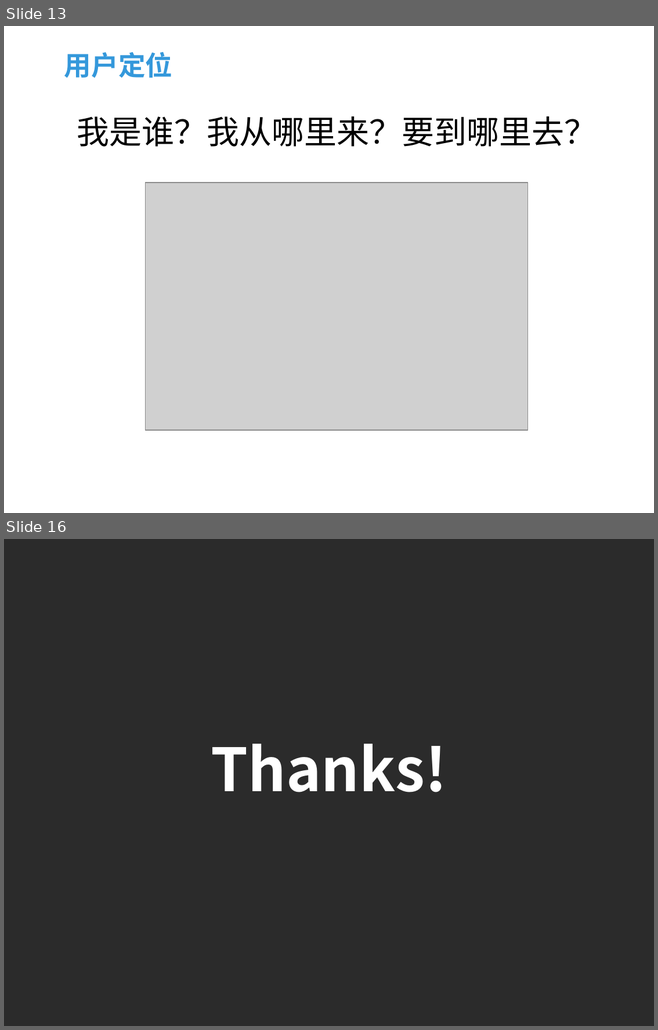
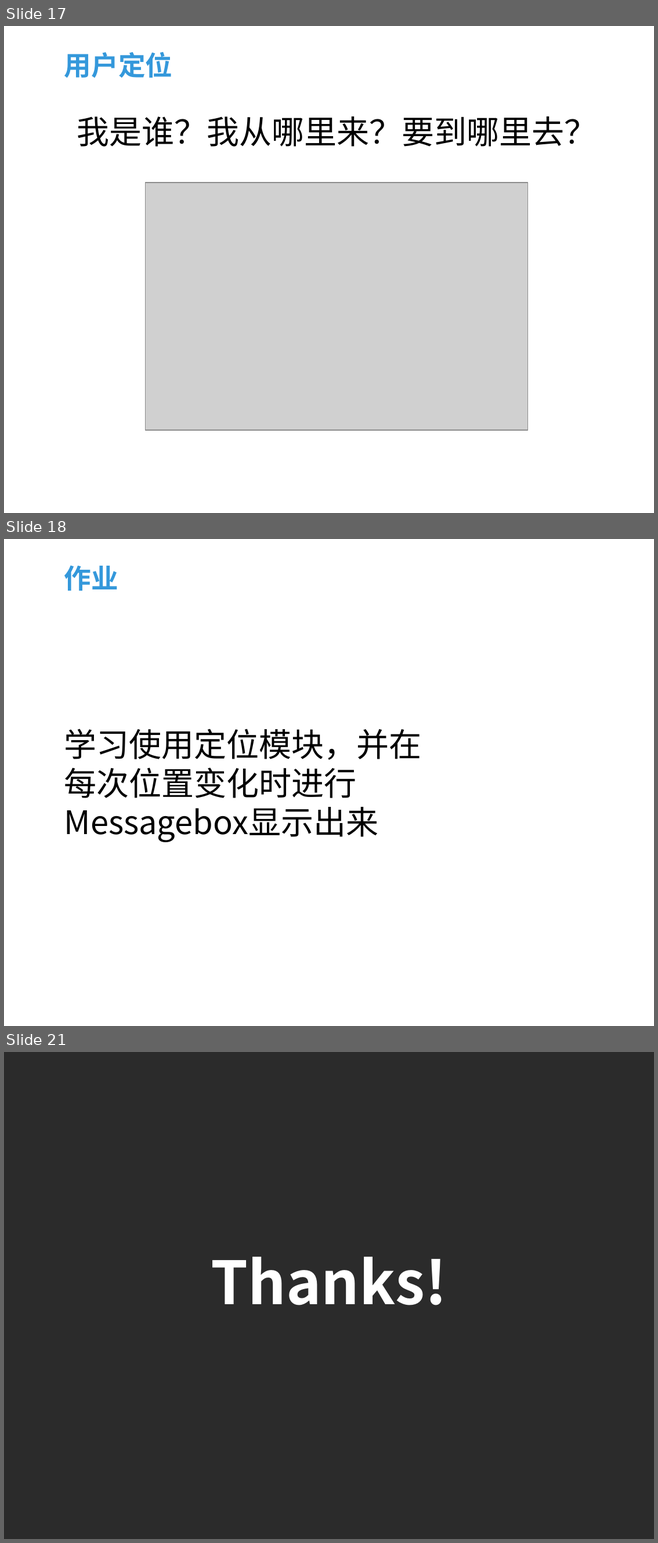
Before and after one commit to fifa0329/HelloAmap, a slide deck: 课程ppt/WP SDK开发指南1.pptx. Shown one above the other, each under a label of ours: slides 13 and 16 before the commit, slides 17, 18 and 21 after it; the slides between them are not shown. The pictures are 658x1030 and 658x1543 pixels, drawn with LibreOffice and Linux fonts; fonts in the diff are those of the drawing; grey boxes stand for pictures; background and template pictures are left out; a plain dark background stands for a picture behind light text. Boxes give left, top, right and bottom in pixels: in the first picture for what was removed or moved away, otherwise in the second. Text is boxed around its words. In the diff, an @@ line names an element or a change of style, - is before the commit and + after.

```diff
--- a/课程ppt/WP SDK开发指南1.pptx
+++ b/课程ppt/WP SDK开发指南1.pptx
@@ slide 18 added at (4, 539, 654, 1026), background picture (left out) @@
@@ title added at (64, 565, 118, 591), 30 pt, text #3498DB, bold @@
+作业
@@ text added at (64, 729, 422, 842), 36 pt, text #000000 @@
+学习使用定位模块，并在每次位置变化时进行Messagebox显示出来
@@ what was slide 13 is now slide 17 @@
@@ what was slide 16 is now slide 21 @@
```
Also in this commit, not shown: 6 slides changed, 4 other slides added, 3 other files.
